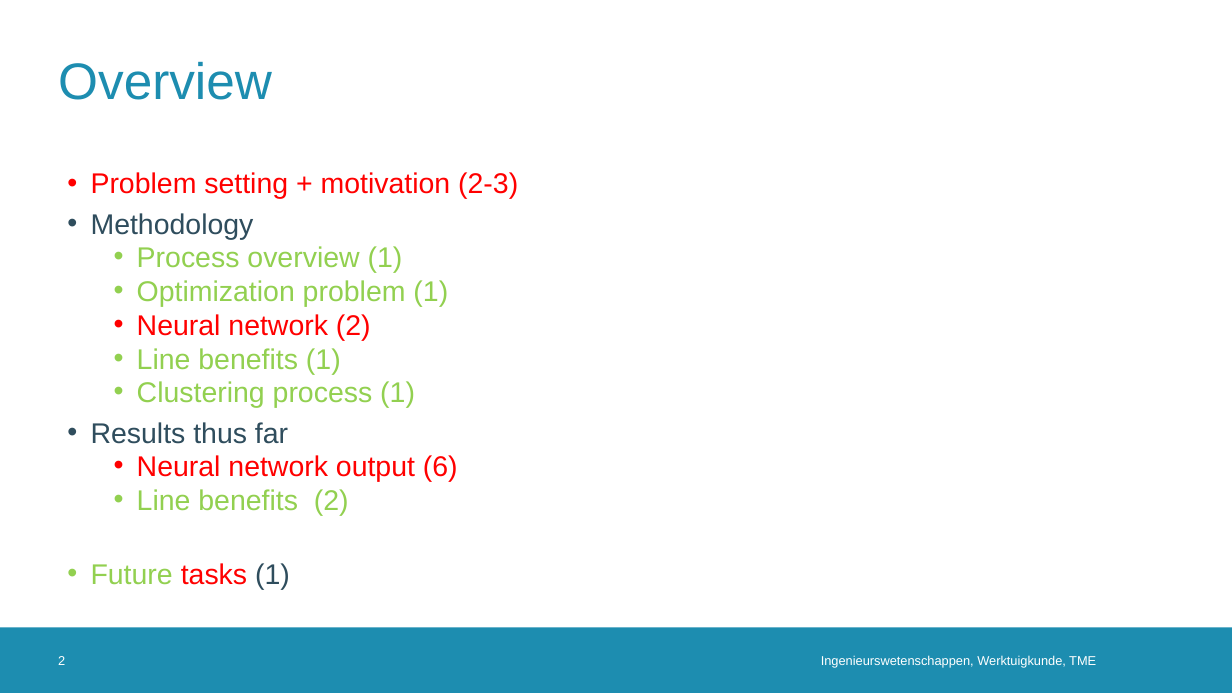
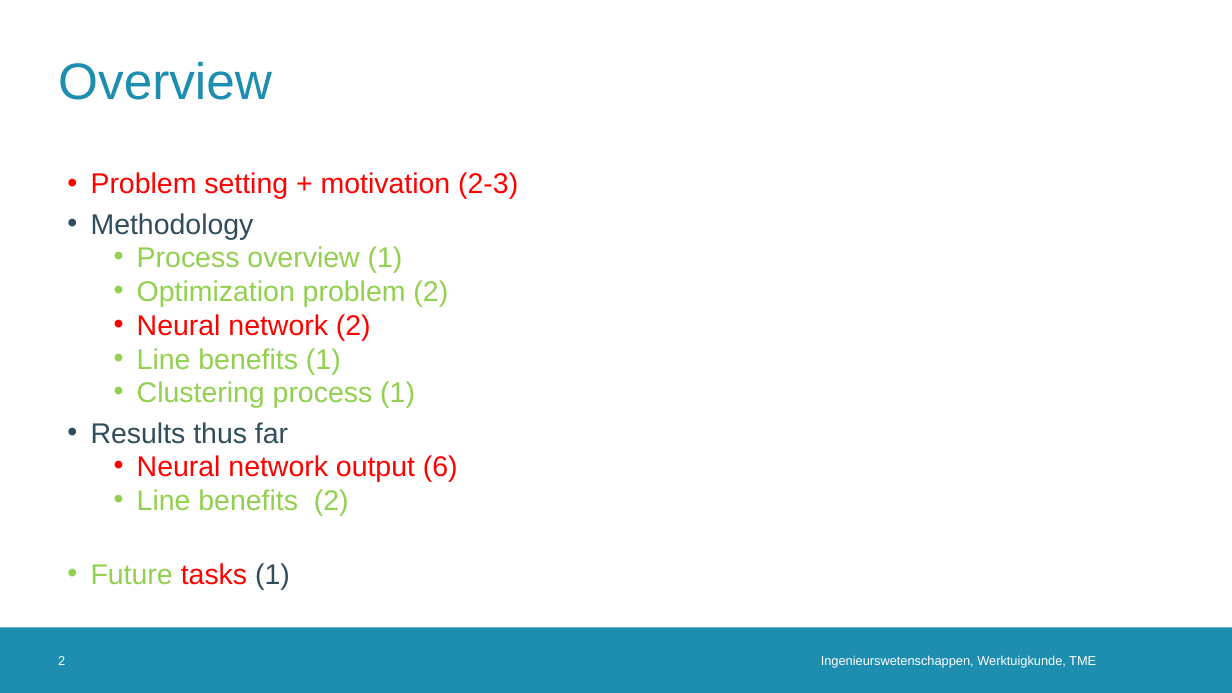
Before and after one commit to erikfilias/JointResearch, a slide deck: slide 2 of 02. Presentations/PresentationGroup.pptx. Drawn at 1232x693 pixels with LibreOffice and Linux fonts; fonts in the diff are those of the drawing; background and template pictures are left out. Boxes give left, top, right and bottom in pixels: in the first picture for what was removed or moved away, otherwise in the second. Text is boxed around its words. In the diff, an @@ line names an element or a change of style, - is before the commit and + after.

```diff
--- a/02. Presentations/PresentationGroup.pptx
+++ b/02. Presentations/PresentationGroup.pptx
@@ text at box(137, 280, 448, 307): text changed @@
-  • Optimization problem (1)
+  • Optimization problem (2)
```
Also in this commit, not shown: 1 other slide changed.
